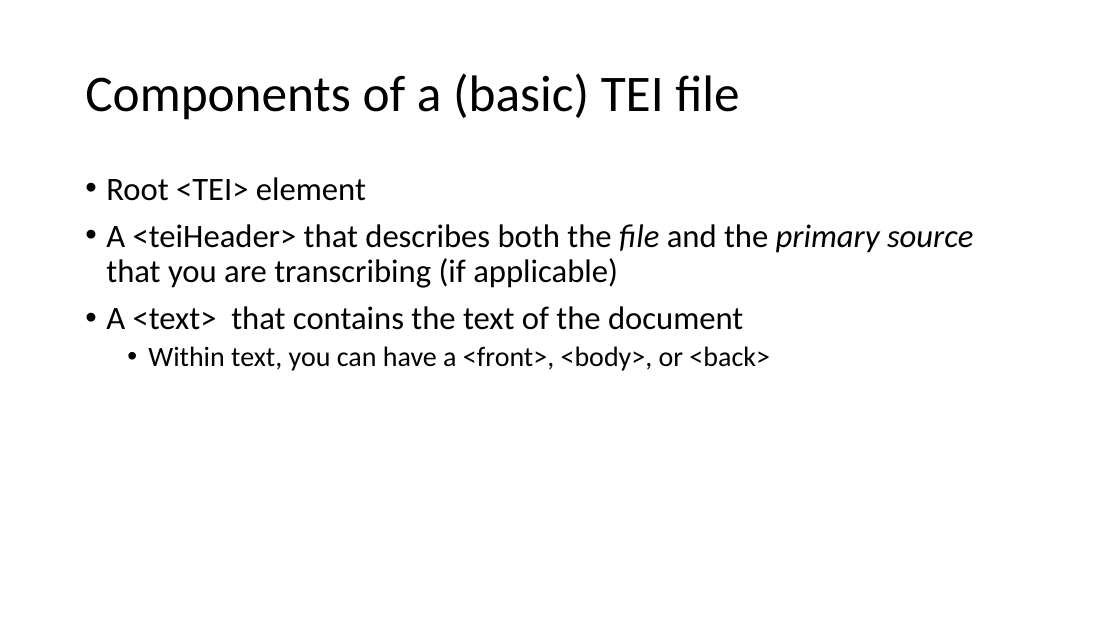
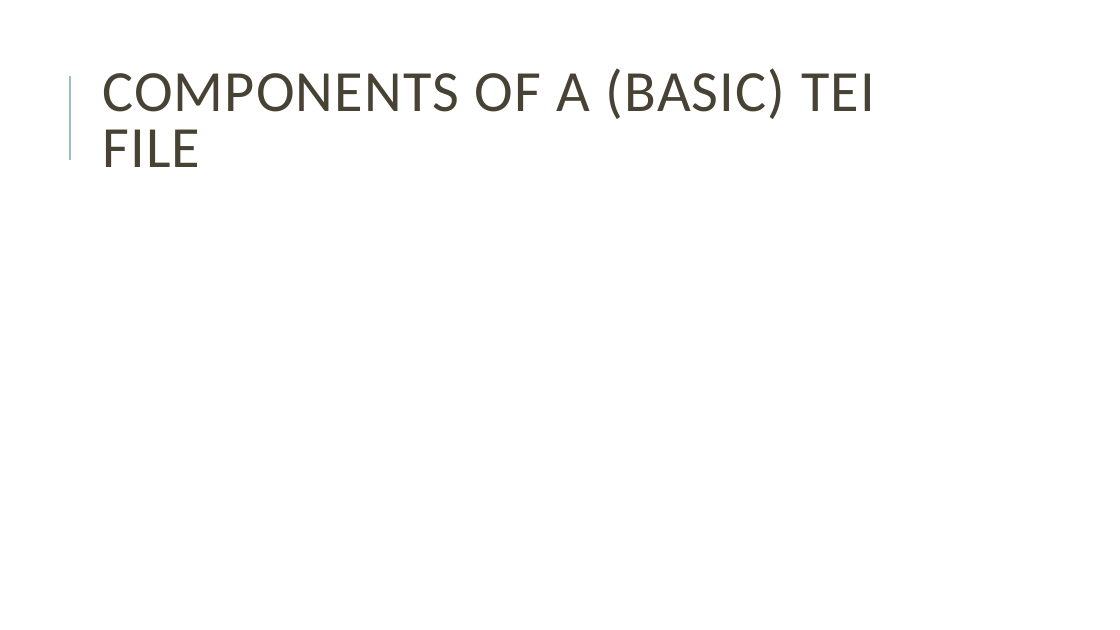
Before and after one commit to joeytakeda/teiworkshop, a slide deck: slide 101 of sept20/TEIWorkshop_1.pptx (slide 28 before the commit). Drawn at 1120x630 pixels with LibreOffice and Linux fonts; fonts in the diff are those of the drawing. Boxes give left, top, right and bottom in pixels: in the first picture for what was removed or moved away, otherwise in the second. Text is boxed around its words. In the diff, an @@ line names an element or a change of style, - is before the commit and + after.

```diff
--- a/sept20/TEIWorkshop_1.pptx
+++ b/sept20/TEIWorkshop_1.pptx
@@ line added from (70, 160) to (70, 76), #9CBEBD 1.5 pt @@
@@ title at bbox=[102, 68, 875, 167]: text changed; size 44 to 50 pt; text colour #000000 to #474233 @@
-Components of a (basic) TEI file
+COMPONENTS OF A (BASIC) TEI FILE
@@ text removed at bbox=[106, 177, 973, 371] @@
-• Root <TEI> element
-• A <teiHeader> that describes both the file and the primary source that you are transcribing (if applicable)
-• A <text> that contains the text of the document
-  • Within text, you can have a <front>, <body>, or <back>
```
Also in this commit, not shown: 29 other slides changed, 89 slides added, 9 slides removed, 1 other file.
